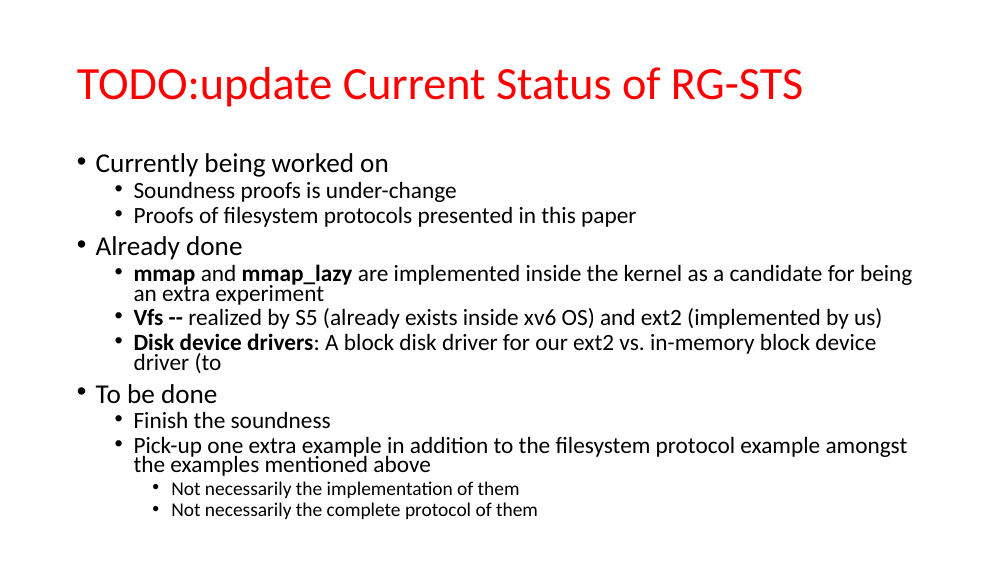
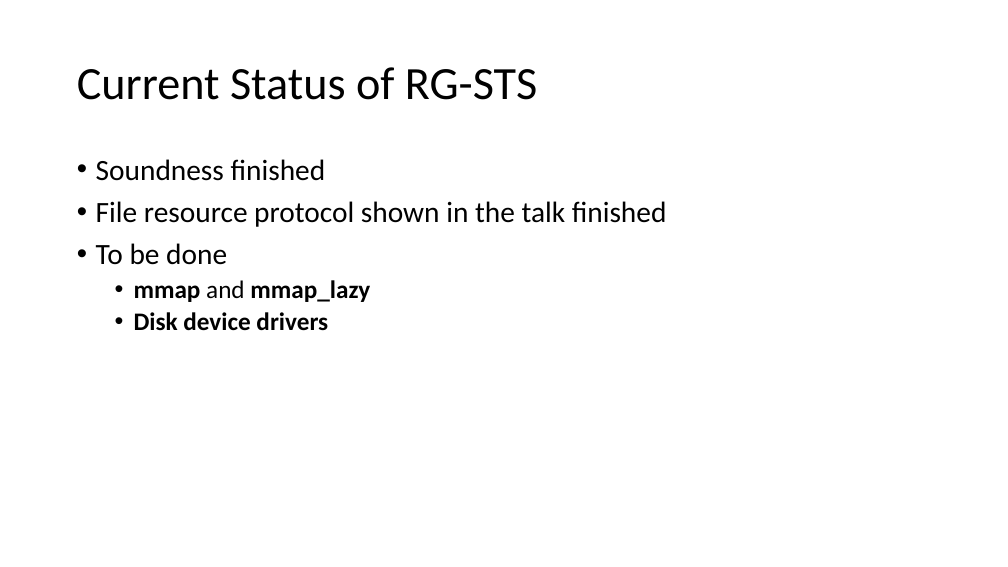
Before and after one commit to Contingent-Systems/modal_abstractions_presentations, a slide deck: slide 15 of njpls_nyu_2024/proposal.pptx. Drawn at 1008x567 pixels with LibreOffice and Linux fonts; fonts in the diff are those of the drawing. Boxes give left, top, right and bottom in pixels: in the first picture for what was removed or moved away, otherwise in the second. Text is boxed around its words. In the diff, an @@ line names an element or a change of style, - is before the commit and + after.

```diff
--- a/njpls_nyu_2024/proposal.pptx
+++ b/njpls_nyu_2024/proposal.pptx
@@ title at (77, 67, 537, 100): text changed; text colour #FF0000 to #000000 @@
-TODO:update Current Status of RG-STS
+Current Status of RG-STS
@@ text at (96, 159, 667, 227): text changed; size 22.2 to 28 pt @@
-• Currently being worked on
-  • Soundness proofs is under-change
-  • Proofs of filesystem protocols presented in this paper
-• Already done
-  • mmap and mmap_lazy are implemented inside the kernel as a candidate for being an extra experiment
-  • Vfs -- realized by S5 (already exists inside xv6 OS) and ext2 (implemented by us)
-  • Disk device drivers: A block disk driver for our ext2 vs. in-memory block device driver (to
+• Soundness finished
+• File resource protocol shown in the talk finished
@@ text at (96, 243, 227, 265): size 25.9 to 28 pt in "To be done"; line spacing 0.7 to 0.9 @@
@@ text at (134, 280, 370, 331): text changed; size 22.2 to 24 pt; bold on @@
-  • Finish the soundness
-  • Pick-up one extra example in addition to the filesystem protocol example amongst the examples mentioned above
-    • Not necessarily the implementation of them
-    • Not necessarily the complete protocol of them
+  • mmap and mmap_lazy
+  • Disk device drivers
```
Also in this commit, not shown: 6 other slides changed, 1 slide removed.
